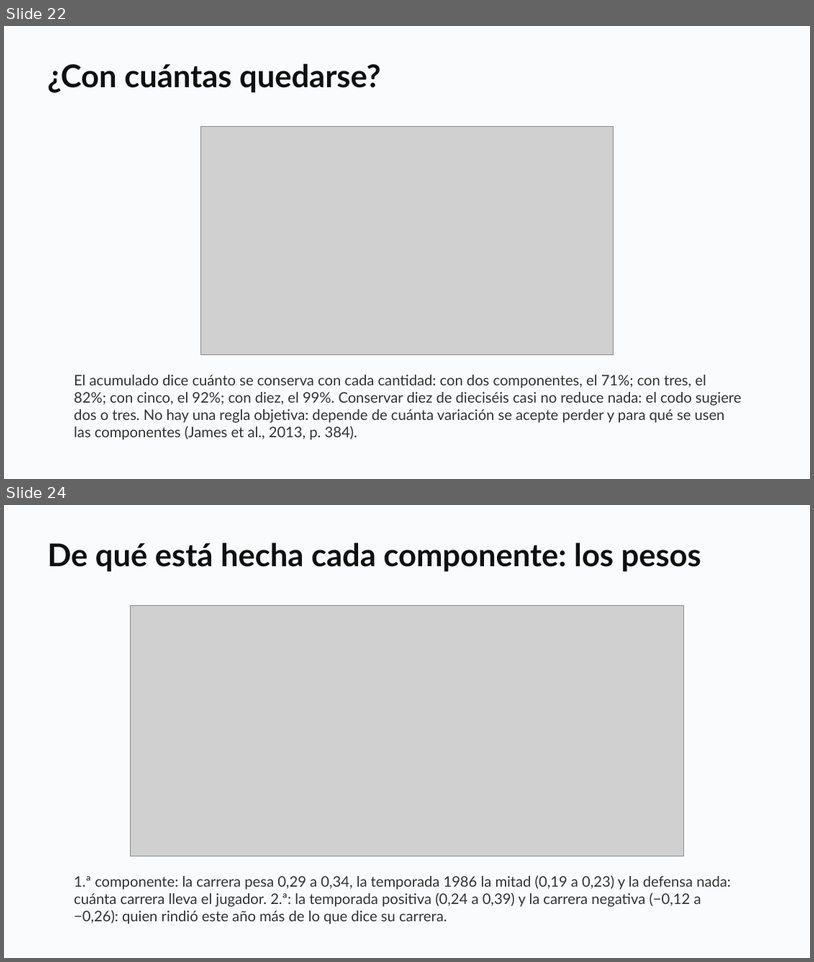
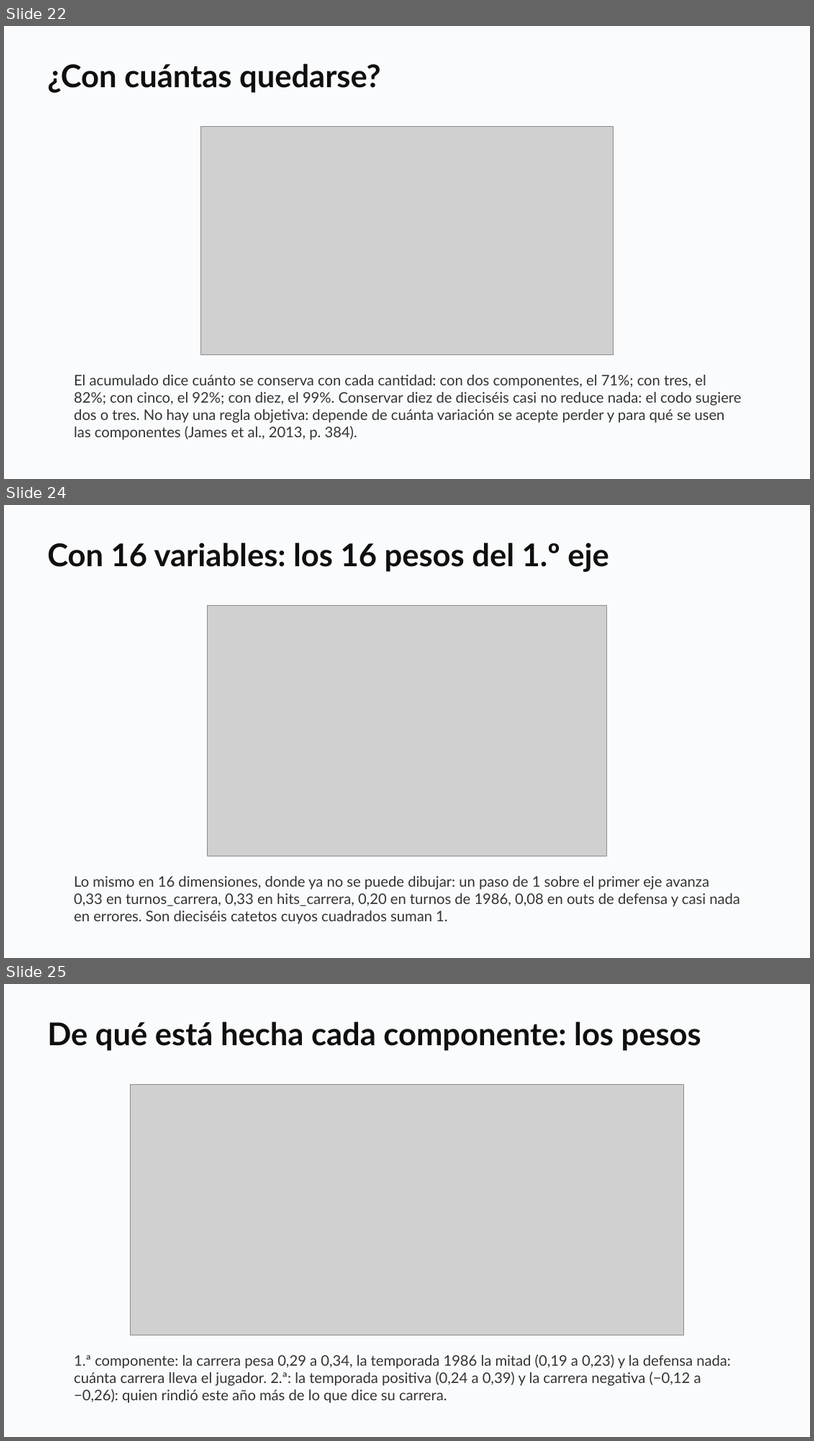
Before and after one commit to daniopitz/diplomado-cdd, a slide deck: presentaciones/clase08_componentes_principales.pptx. Shown one above the other, each under a label of ours: slides 22 and 24 before the commit, slides 22, 24 and 25 after it; the slides between them are not shown. The pictures are 814x962 and 814x1441 pixels, drawn with LibreOffice and Linux fonts; fonts in the diff are those of the drawing; grey boxes stand for pictures. Boxes give left, top, right and bottom in pixels: in the first picture for what was removed or moved away, otherwise in the second. Text is boxed around its words. In the diff, an @@ line names an element or a change of style, - is before the commit and + after.

```diff
--- a/presentaciones/clase08_componentes_principales.pptx
+++ b/presentaciones/clase08_componentes_principales.pptx
@@ slide 24 added at [4,505,810,958], background #FFFFFF @@
@@ rectangle added at [4,505,810,958], fill #FAFBFC @@
@@ text added at [47,542,610,572], 28 pt, text #0F0F0F, bold @@
+Con 16 variables: los 16 pesos del 1.º eje
@@ picture added at [207,606,607,856] @@
@@ text added at [74,876,741,924], 13 pt, text #333333 @@
+Lo mismo en 16 dimensiones, donde ya no se puede dibujar: un paso de 1 sobre el primer eje avanza 0,33 en turnos_carrera, 0,33 en hits_carrera, 0,20 en turnos de 1986, 0,08 en outs de defensa y casi nada en errores. Son dieciséis catetos cuyos cuadrados suman 1.
@@ what was slide 24 is now slide 25 @@
```
Also in this commit, not shown: 1 slide changed, 1 other file.
